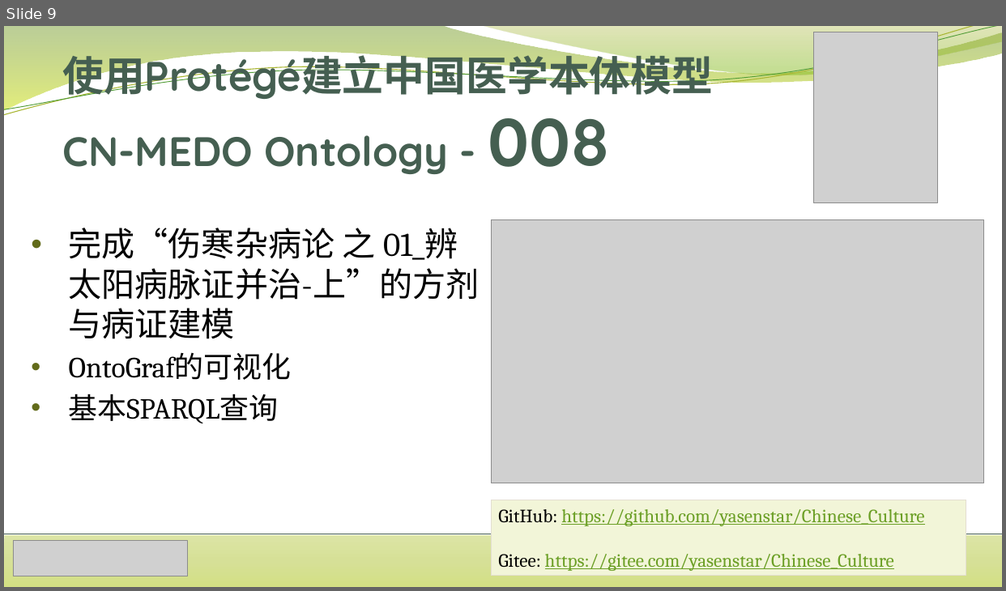
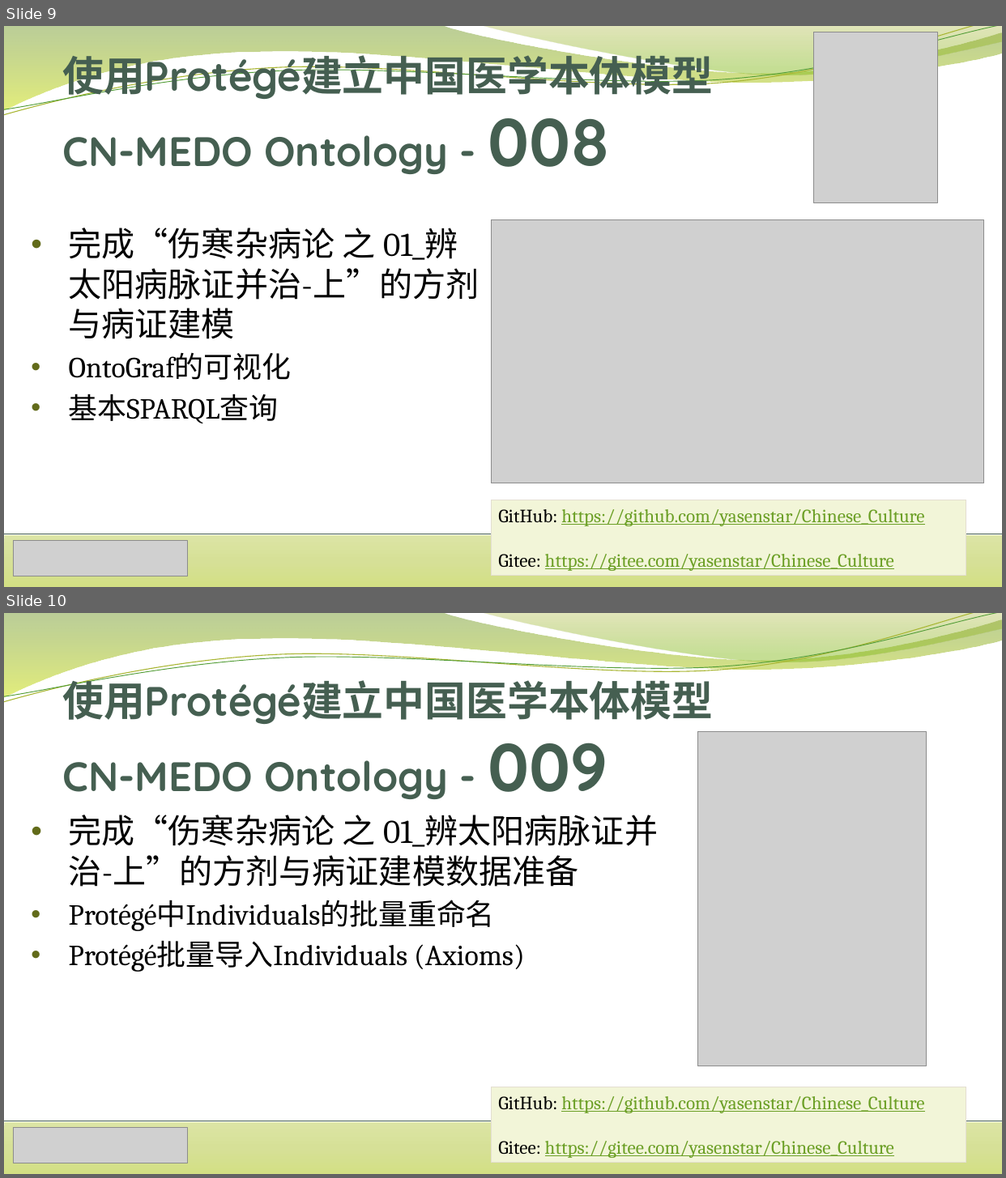
Before and after one commit to yasenstar/Chinese_Culture, a slide deck: 使用Protégé建立中国传统医学本体模型.pptx. Shown one above the other, each under a label of ours: slide 9 before the commit, slides 9 and 10 after it. The pictures are 1006x591 and 1006x1178 pixels, drawn with LibreOffice and Linux fonts; fonts in the diff are those of the drawing; grey boxes stand for pictures. Boxes give left, top, right and bottom in pixels: in the first picture for what was removed or moved away, otherwise in the second. Text is boxed around its words. In the diff, an @@ line names an element or a change of style, - is before the commit and + after.

Commit message:
prepare 伤寒杂病论 第二章

```diff
--- a/使用Protégé建立中国传统医学本体模型.pptx
+++ b/使用Protégé建立中国传统医学本体模型.pptx
@@ slide 10 added at (x1=4, y1=613, x2=1002, y2=1174), background #FFFFFF; not listed: 6 template elements that a slide beside it also shows @@
@@ title added at (x1=62, y1=675, x2=713, y2=799), 39.6 pt, text #455F51, bold @@
+使用Protégé建立中国医学本体模型
+CN-MEDO Ontology - 009
@@ picture added at (x1=697, y1=732, x2=927, y2=1066) @@
@@ text added at (x1=69, y1=815, x2=658, y2=972), 28 pt, text #000000 @@
+• 完成“伤寒杂病论 之 01_辨太阳病脉证并治-上”的方剂与病证建模数据准备
+• Protégé中Individuals的批量重命名
+• Protégé批量导入Individuals (Axioms)
@@ rectangle added at (x1=492, y1=1088, x2=966, y2=1163), fill #F2F5D8, outline #E3DED1 0.75 pt, 18 pt, text #6B9F25, underline @@
+GitHub: https://github.com/yasenstar/Chinese_Culture
+Gitee: https://gitee.com/yasenstar/Chinese_Culture
@@ picture added at (x1=14, y1=1127, x2=187, y2=1163) @@
```
Also in this commit, not shown: 2 other files.
